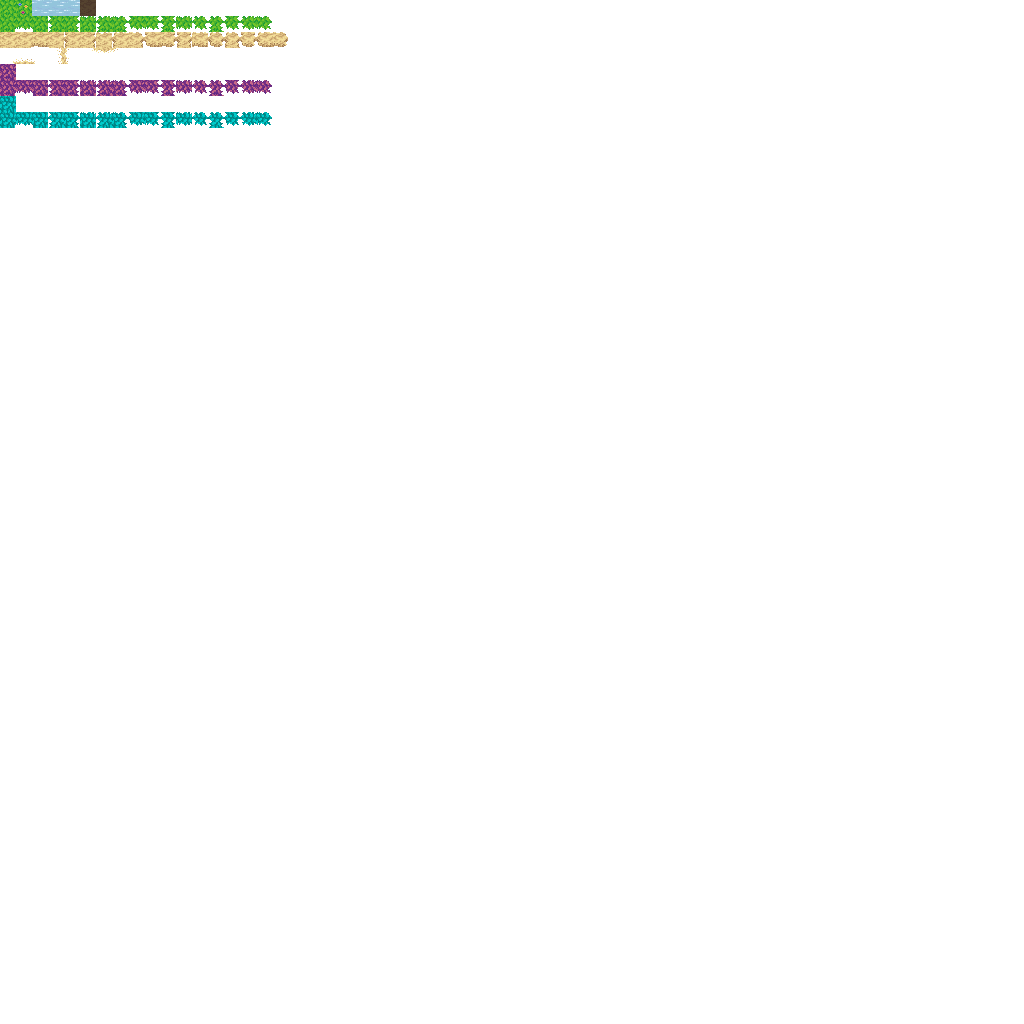
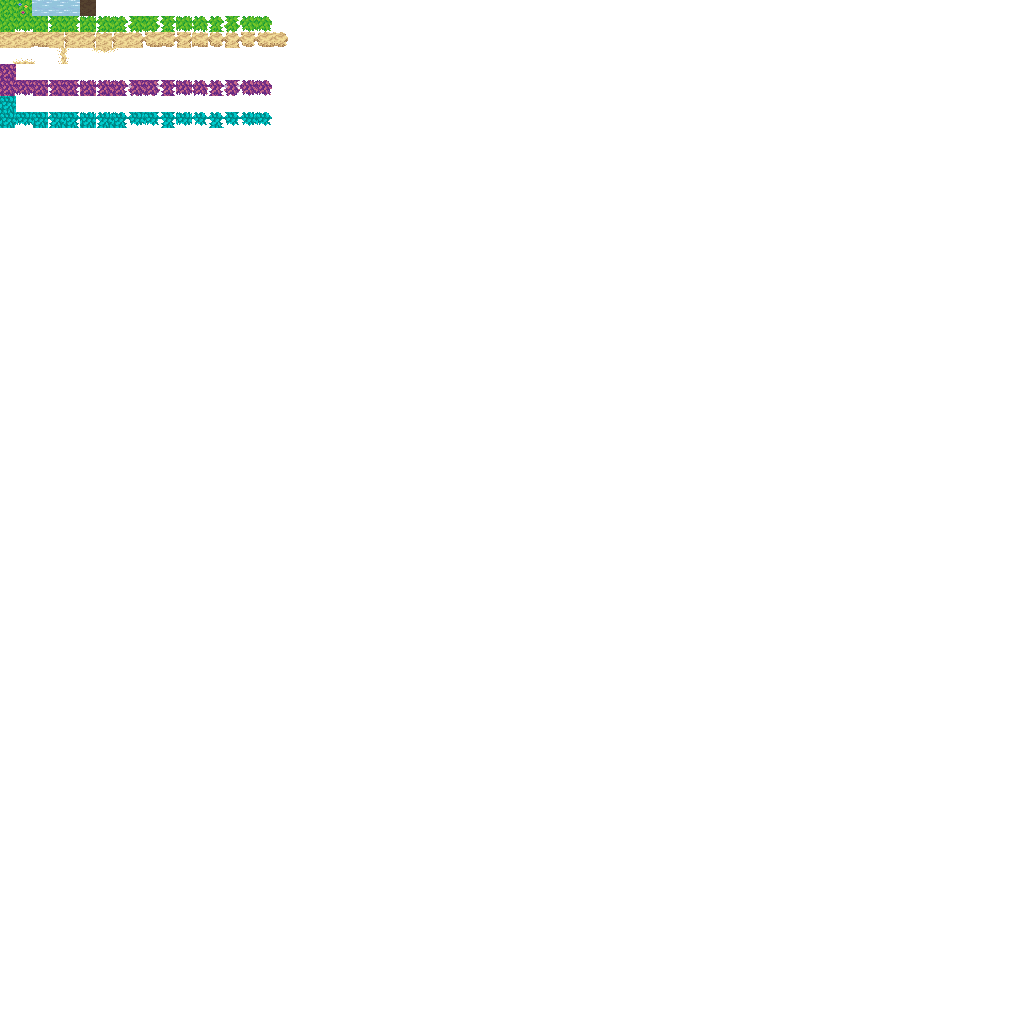
The second 1024 x 1024 image is a revision of the first. Changes to its layers:
added layer "Layer 7" in group "amethist duskalnd grass" over <box>16,80,272,96</box>
renamed "grass to water" to "Layer 6", moved it above "flowery grass", painted on it over <box>16,16,272,32</box>
